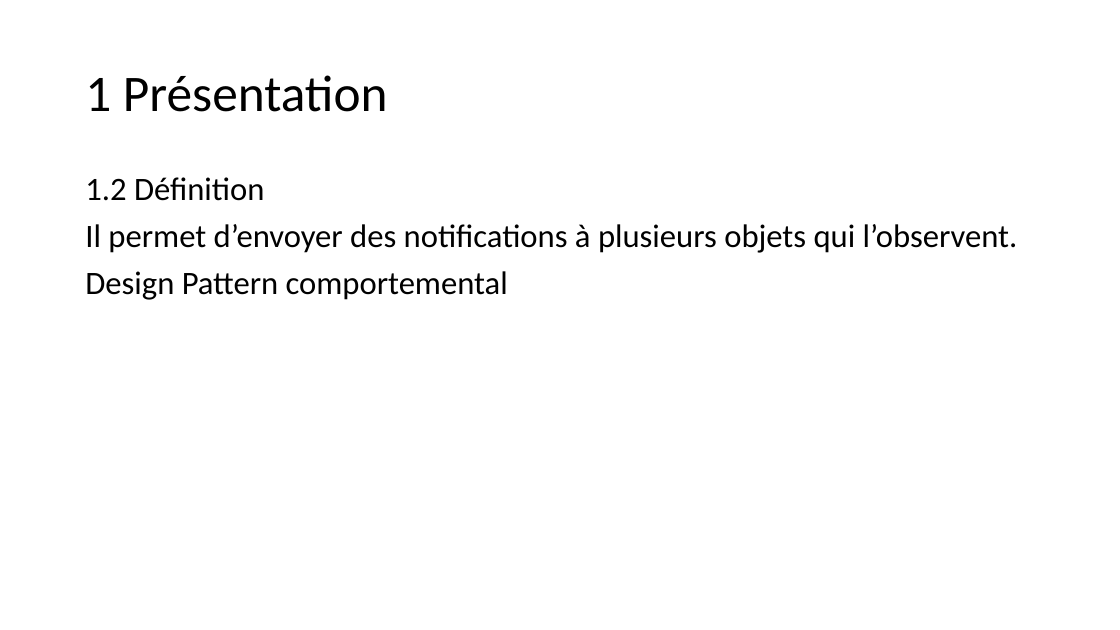
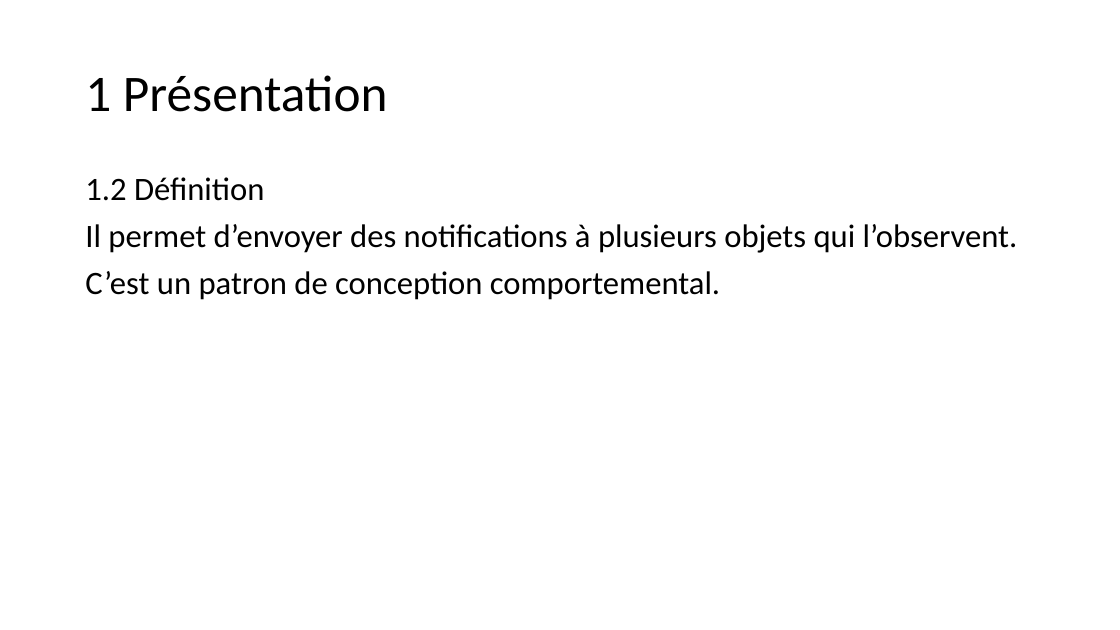
Before and after one commit to D-CRAVO/FORMATION-CDA-2210, a slide deck: slide 4 of 106_DesignPattern/Cours/Observateur/Observateur.pptx. Drawn at 1120x630 pixels with LibreOffice and Linux fonts; fonts in the diff are those of the drawing. Boxes give left, top, right and bottom in pixels: in the first picture for what was removed or moved away, otherwise in the second. Text is boxed around its words. In the diff, an @@ line names an element or a change of style, - is before the commit and + after.

```diff
--- a/106_DesignPattern/Cours/Observateur/Observateur.pptx
+++ b/106_DesignPattern/Cours/Observateur/Observateur.pptx
@@ text at [85,271,720,300]: text changed @@
-Design Pattern comportemental
+C’est un patron de conception comportemental.
```
Also in this commit, not shown: 4 other slides changed, 18 slides added, 3 slides removed, 32 other files.
